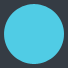
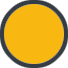
Comparing the layer stacks of the two 68px x 68px images. Changes:
added layer "图层 2" above "30" over <box>0,0,68,68</box>
showed "30" (1st of 2) over <box>4,4,64,64</box>
hid "30" (2nd of 2) over <box>4,4,64,64</box>
hid "图层 1" over <box>0,0,68,68</box>
